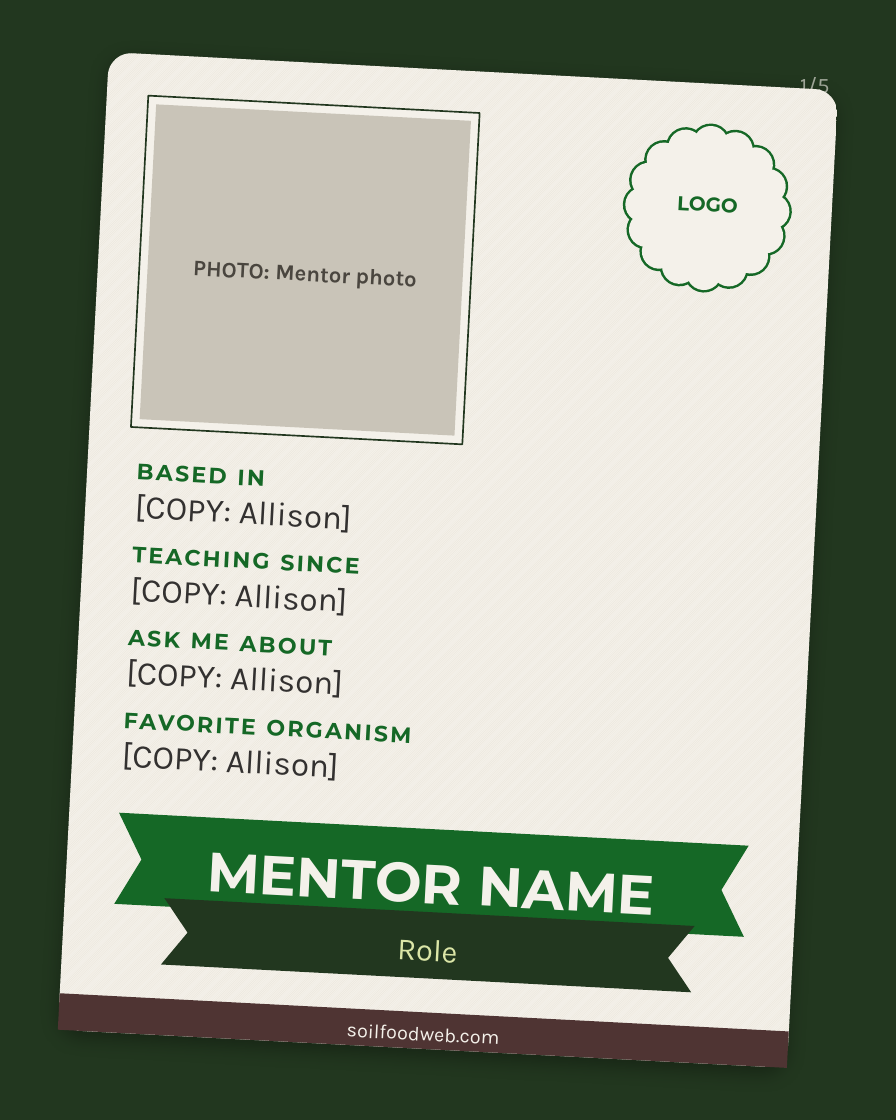
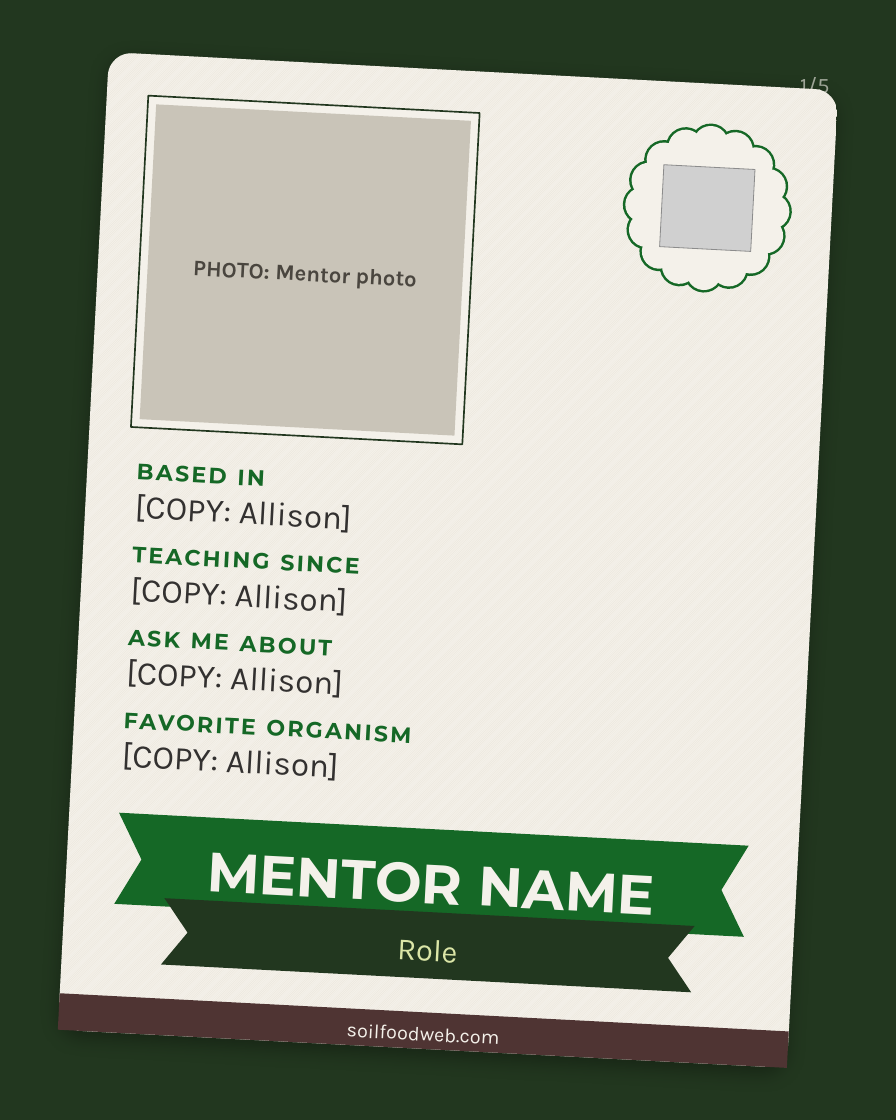
Before and after one commit to linneamoritznyc/SFW-SocialMedia, a slide deck: slide 1 of templates/posts/october/_templates/4-mentor.pptx. Drawn at 896x1120 pixels with LibreOffice and Linux fonts; fonts in the diff are those of the drawing; grey boxes stand for pictures. Boxes give left, top, right and bottom in pixels: in the first picture for what was removed or moved away, otherwise in the second. Text is boxed around its words. In the diff, an @@ line names an element or a change of style, - is before the commit and + after.

```diff
--- a/templates/posts/october/_templates/4-mentor.pptx
+++ b/templates/posts/october/_templates/4-mentor.pptx
@@ picture added at (x1=660, y1=165, x2=756, y2=252) @@
@@ text removed at (x1=677, y1=196, x2=738, y2=213) @@
-LOGO
```
Also in this commit, not shown: 2 other slides changed, 41 other files.
